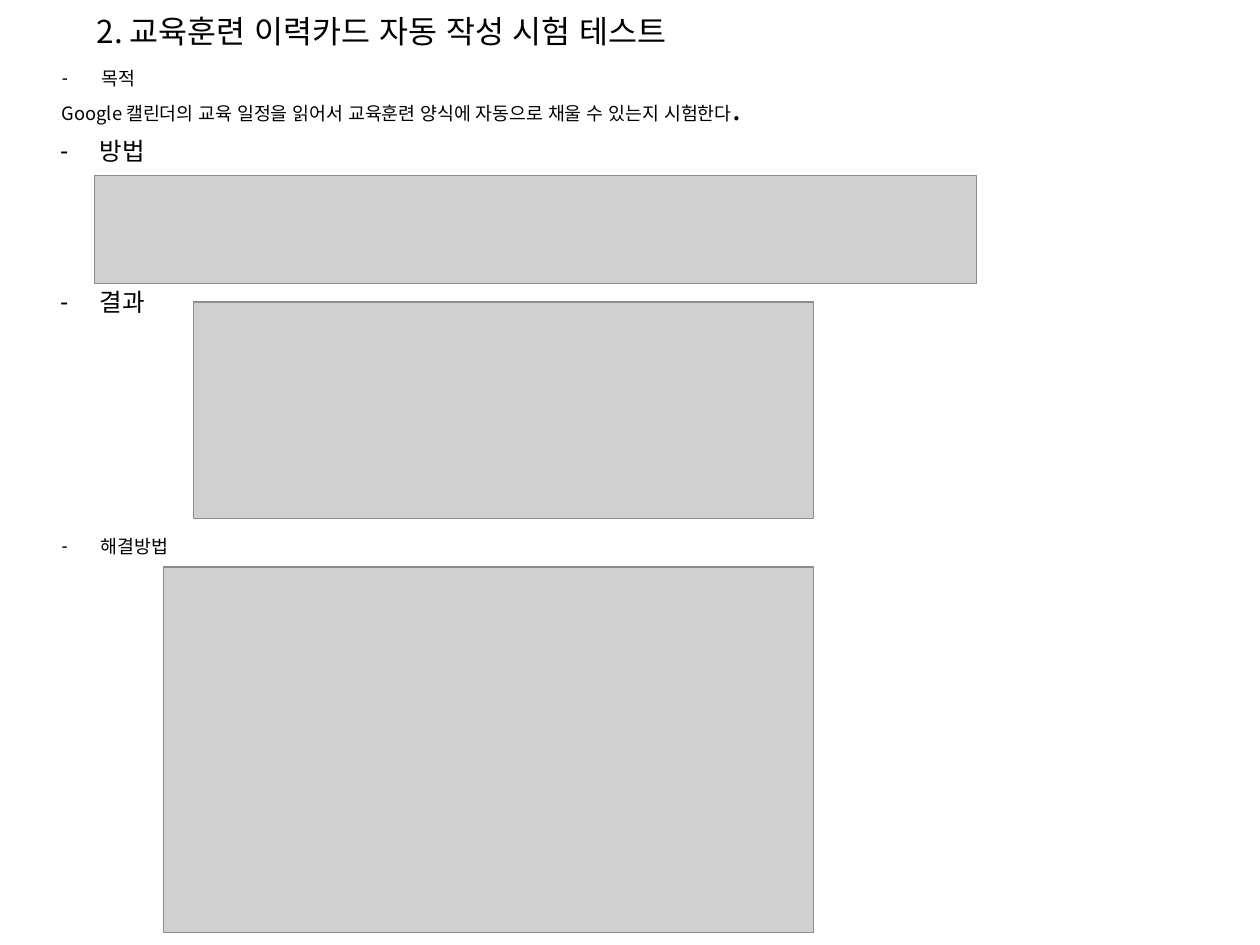
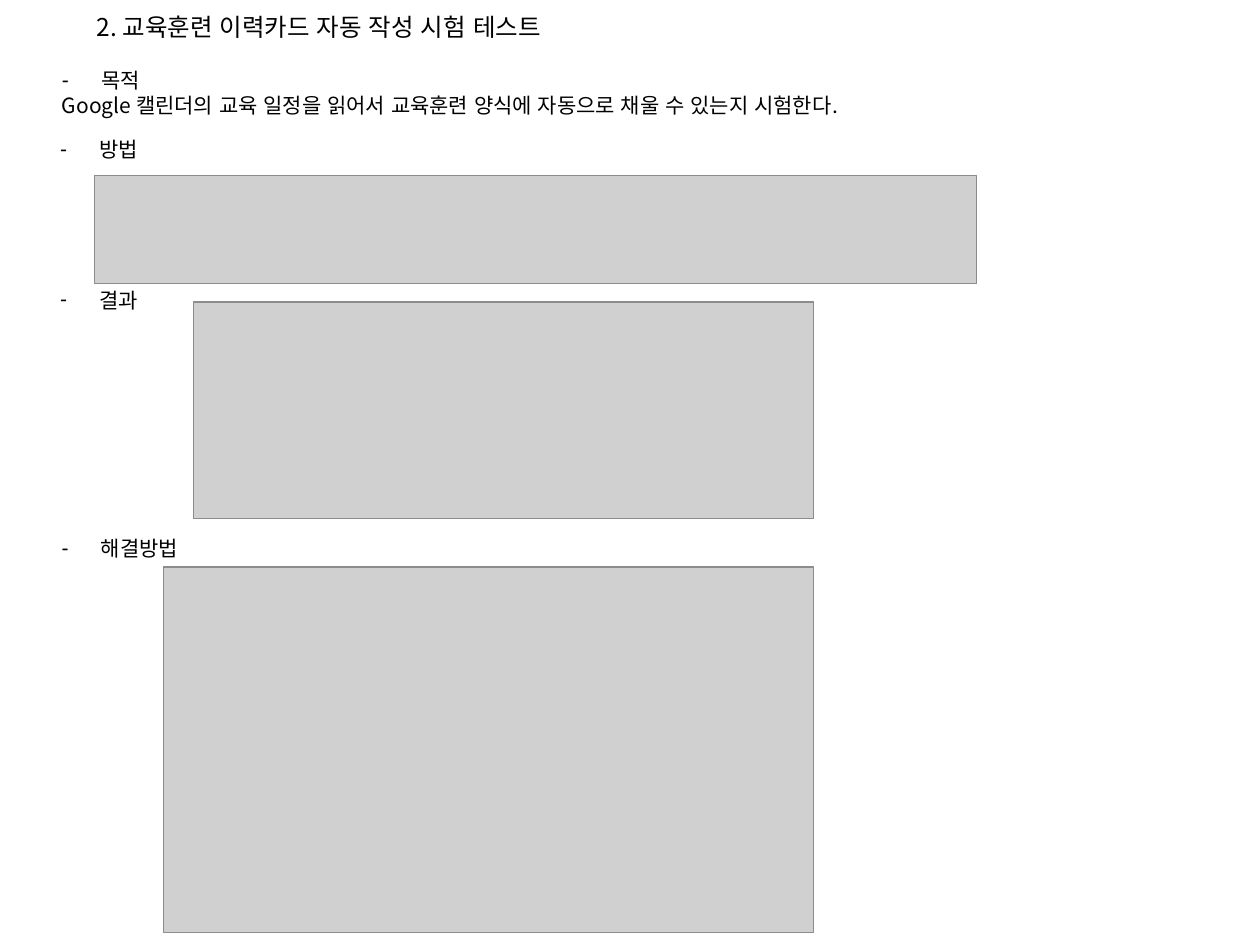
Before and after one commit to ckdtjs0911-glitch/Seony-example, a slide deck: slide 2 of meeting/1112_회의자료.pptx. Drawn at 1260x945 pixels with LibreOffice and Linux fonts; fonts in the diff are those of the drawing; grey boxes stand for pictures. Boxes give left, top, right and bottom in pixels: in the first picture for what was removed or moved away, otherwise in the second. Text is boxed around its words. In the diff, an @@ line names an element or a change of style, - is before the commit and + after.

```diff
--- a/meeting/1112_회의자료.pptx
+++ b/meeting/1112_회의자료.pptx
@@ text "2. 교육훈련 이력카드 자동 작성 ..." at (97, 15, 541, 38): size 18 to 14 pt @@
@@ text "목적" at (62, 70, 838, 118): size 10.5 to 12 pt; size 18 to 12 pt in "시험한다." @@
@@ text "방법" at (100, 139, 139, 159): size 14 to 12 pt @@
@@ text "결과" at (100, 290, 139, 310): size 14 to 12 pt @@
@@ text "해결방법" at (101, 538, 178, 558): size 10.5 to 12 pt @@
```
Also in this commit, not shown: 3 other slides changed, 1 other file.
